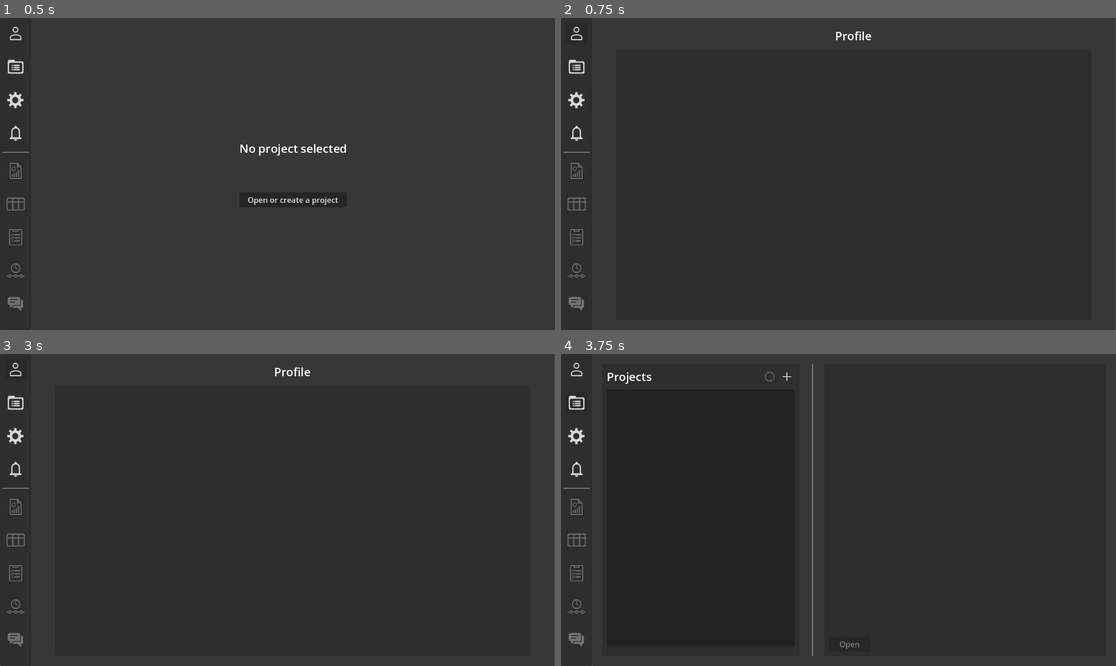
Above: before the commit, frames 1-4 (two rows, left to right).
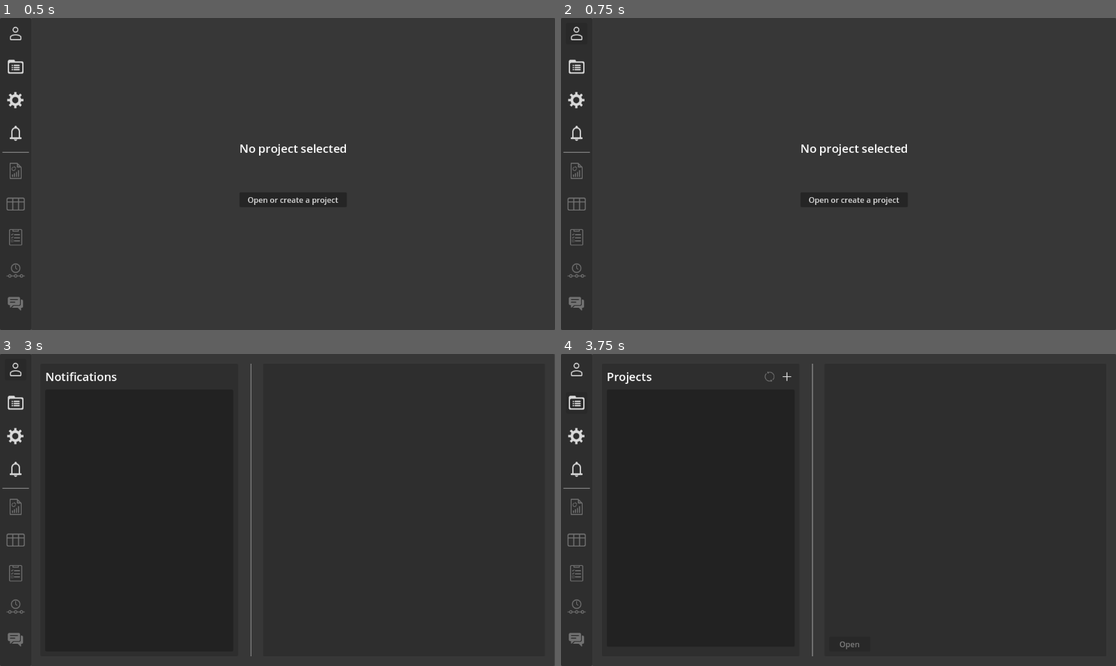
Above: after the commit, the same moments.

Repository: Z1HEd/ProjectManager
Game: Godot game, scene res://Scenes/Screens/MainMenu.tscn
Two runs of this game, one before a commit and one after it. Both use one fixed random seed, a clock stepped at 60 frames per second and the inputs below. This scene is started directly instead of the project's main scene.
Inputs (mouse positions are in pixels of both pictures, inside the frame that each line leads up to):
- Up to frame 1 (0.5 s): no input
- Up to frame 2 (0.75 s): click (577, 33) at 0.5 s
- Up to frame 3 (3 s): click (16, 403) at 1.25 s; click (16, 469) at 2 s; click (16, 369) at 2.75 s
- Up to frame 4 (3.75 s): click (577, 403) at 3.5 s

Frame 1 is identical in both runs. In frame 2, 0.5% of the frame differs, in the area x 43-63%, y 4-60%; in frame 3, 0.5%, in the area x 8-56%, y 3-97%; in frame 4, nothing differs.
Error before the commit: Invalid access to property or key 'on_fail' on a base object of type 'Dictionary'. (res://Scripts/Singletons/FirebaseManager.gd:54)
Error after the commit: Parse Error: Too few arguments for "set_info()" call. Expected at least 3 but received 2. (res://Scripts/Controllers/ProfileController.gd:63)

Commit message:
signout, broken acc deletion, broken critical popup

Diff:
--- a/Scenes/Tabs/UserProfile.tscn
+++ b/Scenes/Tabs/UserProfile.tscn
@@ -1,7 +1,9 @@
-[gd_scene load_steps=3 format=3 uid="uid://2ekwb5hb6y03"]
+[gd_scene load_steps=5 format=3 uid="uid://2ekwb5hb6y03"]
 
 [ext_resource type="Theme" uid="uid://b5c65h2sk3h6q" path="res://Resources/BaseTheme.tres" id="1_ga35b"]
 [ext_resource type="Script" uid="uid://dq1tm0d1ujc75" path="res://Scripts/Controllers/ProfileController.gd" id="2_ndu16"]
+[ext_resource type="PackedScene" uid="uid://d0dkwp5o4ktnt" path="res://Scenes/Popups/ConfirmActionPopup.tscn" id="3_bddqc"]
+[ext_resource type="PackedScene" uid="uid://bax4u7rsbnocj" path="res://Scenes/Popups/ConfirmCriticalPopup.tscn" id="4_e4eyr"]
 
 [node name="UserProfile" type="Control"]
 layout_mode = 3
@@ -23,38 +25,114 @@
 grow_vertical = 2
 mouse_filter = 2
 
-[node name="MarginContainer" type="MarginContainer" parent="."]
+[node name="HBoxContainer" type="CenterContainer" parent="."]
 layout_mode = 1
 anchors_preset = 15
 anchor_right = 1.0
 anchor_bottom = 1.0
 grow_horizontal = 2
 grow_vertical = 2
-theme_override_constants/margin_left = 50
-theme_override_constants/margin_top = 20
-theme_override_constants/margin_right = 50
-theme_override_constants/margin_bottom = 20
 
-[node name="VBoxContainer" type="VBoxContainer" parent="MarginContainer"]
+[node name="ProjectsList" type="PanelContainer" parent="HBoxContainer"]
+custom_minimum_size = Vector2(400, 0)
+layout_mode = 2
+
+[node name="MarginContainer" type="MarginContainer" parent="HBoxContainer/ProjectsList"]
+layout_mode = 2
+theme_override_constants/margin_left = 15
+theme_override_constants/margin_top = 15
+theme_override_constants/margin_right = 15
+theme_override_constants/margin_bottom = 15
+
+[node name="VBoxContainer" type="VBoxContainer" parent="HBoxContainer/ProjectsList/MarginContainer"]
+layout_mode = 2
+theme_override_constants/separation = 30
+
+[node name="Title" type="Label" parent="HBoxContainer/ProjectsList/MarginContainer/VBoxContainer"]
+unique_name_in_owner = true
+layout_mode = 2
+size_flags_horizontal = 3
+theme = ExtResource("1_ga35b")
+text = "Your Account"
+
+[node name="AccountView" type="VBoxContainer" parent="HBoxContainer/ProjectsList/MarginContainer/VBoxContainer"]
+unique_name_in_owner = true
+layout_mode = 2
+theme_override_constants/separation = 20
+
+[node name="VBoxContainer" type="VBoxContainer" parent="HBoxContainer/ProjectsList/MarginContainer/VBoxContainer/AccountView"]
+layout_mode = 2
+
+[node name="Label" type="Label" parent="HBoxContainer/ProjectsList/MarginContainer/VBoxContainer/AccountView/VBoxContainer"]
+layout_mode = 2
+size_flags_horizontal = 3
+theme = ExtResource("1_ga35b")
+theme_type_variation = &"SmallLabel"
+text = "Displayed name"
+
+[node name="NameEdit" type="LineEdit" parent="HBoxContainer/ProjectsList/MarginContainer/VBoxContainer/AccountView/VBoxContainer"]
+unique_name_in_owner = true
+layout_mode = 2
+
+[node name="VBoxContainer2" type="VBoxContainer" parent="HBoxContainer/ProjectsList/MarginContainer/VBoxContainer/AccountView"]
+layout_mode = 2
+
+[node name="Label" type="Label" parent="HBoxContainer/ProjectsList/MarginContainer/VBoxContainer/AccountView/VBoxContainer2"]
+layout_mode = 2
+size_flags_horizontal = 3
+theme = ExtResource("1_ga35b")
+theme_type_variation = &"SmallLabel"
+text = "Email"
+
+[node name="EmailEdit" type="LineEdit" parent="HBoxContainer/ProjectsList/MarginContainer/VBoxContainer/AccountView/VBoxContainer2"]
+unique_name_in_owner = true
+layout_mode = 2
+
+[node name="SessionPersistToggle" type="CheckButton" parent="HBoxContainer/ProjectsList/MarginContainer/VBoxContainer/AccountView"]
+unique_name_in_owner = true
+layout_mode = 2
+size_flags_horizontal = 0
+text = "Remember me"
+
+[node name="HBoxContainer" type="HBoxContainer" parent="HBoxContainer/ProjectsList/MarginContainer/VBoxContainer/AccountView"]
 layout_mode = 2
 theme_override_constants/separation = 10
 
-[node name="Label" type="Label" parent="MarginContainer/VBoxContainer"]
+[node name="SaveButton" type="Button" parent="HBoxContainer/ProjectsList/MarginContainer/VBoxContainer/AccountView/HBoxContainer"]
+unique_name_in_owner = true
 layout_mode = 2
-theme = ExtResource("1_ga35b")
-text = "Profile"
-horizontal_alignment = 1
+text = " Save changes "
 
-[node name="Profile settings" type="Control" parent="MarginContainer/VBoxContainer"]
+[node name="RevertButton" type="Button" parent="HBoxContainer/ProjectsList/MarginContainer/VBoxContainer/AccountView/HBoxContainer"]
+unique_name_in_owner = true
 layout_mode = 2
-size_flags_vertical = 3
+text = " Revert changes "
 
-[node name="Panel" type="Panel" parent="MarginContainer/VBoxContainer/Profile settings"]
+[node name="SignOutButton" type="Button" parent="HBoxContainer/ProjectsList/MarginContainer/VBoxContainer/AccountView"]
+layout_mode = 2
+text = "Sign Out"
+
+[node name="DeleteAccountButton" type="Button" parent="HBoxContainer/ProjectsList/MarginContainer/VBoxContainer/AccountView"]
+layout_mode = 2
+theme_override_colors/font_color = Color(0.8745098, 0.24313726, 0.24313726, 1)
+text = "Delete Account"
+
+[node name="ErrorMessage" type="RichTextLabel" parent="HBoxContainer/ProjectsList/MarginContainer/VBoxContainer"]
+unique_name_in_owner = true
+visible = false
+layout_mode = 2
+text = "Error:"
+fit_content = true
+
+[node name="ConfirmActionPopup" parent="." instance=ExtResource("3_bddqc")]
+unique_name_in_owner = true
+visible = false
 layout_mode = 1
-anchors_preset = 15
-anchor_right = 1.0
-anchor_bottom = 1.0
-grow_horizontal = 2
-grow_vertical = 2
-size_flags_vertical = 3
-mouse_filter = 2
+
+[node name="ConfirmCriticalPopup" parent="." instance=ExtResource("4_e4eyr")]
+unique_name_in_owner = true
+visible = false
+layout_mode = 1
+
+[connection signal="pressed" from="HBoxContainer/ProjectsList/MarginContainer/VBoxContainer/AccountView/SignOutButton" to="." method="_on_sign_out_button_pressed"]
+[connection signal="pressed" from="HBoxContainer/ProjectsList/MarginContainer/VBoxContainer/AccountView/DeleteAccountButton" to="." method="_on_delete_account_button_pressed"]
--- a/Scripts/Controllers/ProfileController.gd
+++ b/Scripts/Controllers/ProfileController.gd
@@ -1 +1,79 @@
 extends Tab
+
+@onready var title = %Title
+@onready var name_edit = %NameEdit
+@onready var email_edit = %EmailEdit
+@onready var session_persist_toggle : CheckButton = %SessionPersistToggle
+
+@onready var confirm_action_popup : ConfirmActionPopup = %ConfirmActionPopup
+@onready var confirm_critical_popup : ConfirmCriticalPopup = %ConfirmCriticalPopup
+
+
+@onready var account_view = %AccountView
+@onready var error_message = %ErrorMessage
+
+var current_name : String
+var current_email : String
+var projects : Dictionary
+
+func open():
+	error_message.visible = false
+	account_view.visible = false
+
+	title.text = "Loading..."
+
+	var on_success = func(user_data : Dictionary):
+		title.text = "Your Account"
+		account_view.visible = true
+
+		current_name = user_data["displayName"]
+		name_edit.text = current_name
+
+		current_email = user_data["email"]
+		email_edit.text = current_email
+
+		projects =  user_data["projects"]
+
+		session_persist_toggle.button_pressed = Session.session_persist
+
+	var on_fail = func(err_msg):
+		error_message.visible = true
+		error_message.text = "Error: %s" % err_msg
+
+	UserService.get_user(Session.uid,on_success,on_fail)
+
+func _on_sign_out_button_pressed() -> void:
+
+	var _on_confirm = func():
+		Session.clear()
+		get_tree().change_scene_to_file("res://Scenes/Screens/WelcomeScreen.tscn")
+
+	confirm_action_popup.set_info("Sign out?",
+		"Password will be required to sign in again.")
+	confirm_action_popup.set_callbacks(_on_confirm)
+	confirm_action_popup.visible = true
+
+
+func _on_delete_account_button_pressed() -> void:
+	error_message.visible = false
+
+	var _on_confirm = func():
+		delete_account()
+
+	confirm_critical_popup.set_info("Delete your account?",
+		"Account %s will be deleted irreversibly.\n"%current_name+
+		"Delete or transfer ownership of your projects before deleting."
+		)
+	confirm_critical_popup.set_callbacks(_on_confirm)
+	confirm_critical_popup.visible = true
+
+func delete_account():
+	var on_success = func(_res):
+		Session.clear()
+		get_tree().change_scene_to_file("res://Scenes/Screens/WelcomeScreen.tscn")
+
+	var on_fail = func(err_msg):
+		error_message.visible = true
+		error_message.text = "Error: %s" % err_msg
+
+	AccountService.delete_user(Session.uid, projects, on_success,on_fail)
--- a/Scripts/Services/AccountService.gd
+++ b/Scripts/Services/AccountService.gd
@@ -129,3 +129,57 @@
 			_signin_fail,
 			"auth"
 	)
+
+static func delete_user(
+		uid: String,
+		projects_dict: Dictionary,
+		on_success := func(_res):pass,
+		on_fail := func(_err):pass) -> int:
+
+	for pid in projects_dict.keys():
+		if projects_dict[pid] == "owner":
+			on_fail.call("Cannot delete owner of any project!")
+			return -1
+
+
+	var updates := {}
+	for pid in projects_dict.keys():
+		updates["projects/%s/members/%s" % [pid, uid]] = null
+		updates["users/%s/projects/%s" % [uid, pid]] = null
+		updates["invites/%s/%s" % [uid, pid]] = null
+
+	updates["users/%s" % uid] = null
+	updates["invites/%s" % uid] = null
+
+	var patch_url = "%s/.json?auth=%s" % \
+			[Firebase.project_db_url.trim_suffix("/"), Session.id_token]
+
+	var _on_patch_success = func(_patch_resp):
+		var auth_delete_url =  DELETE_ACCOUNT_ENDPOINT + Firebase.api_key
+		var auth_delete_body = {"idToken": Session.id_token}
+
+		var _on_success = func(_res):
+			on_success.call("user_deleted")
+		var _on_fail = func(err_msg:String):
+			on_fail.call("db_cleaned_but_auth_delete_failed: %s" % err_msg)
+
+		return Firebase.send_request(
+				auth_delete_url,
+				HTTPClient.METHOD_POST,
+				auth_delete_body,
+				["Content-Type: application/json"],
+				_on_success,
+				_on_fail
+		)
+
+	var _on_patch_fail = func(err):
+		on_fail.call("db_cleanup_failed: %s" % str(err))
+
+	return Firebase.send_request(
+			patch_url,
+			HTTPClient.METHOD_PATCH,
+			updates,
+			["Content-Type: application/json"],
+			_on_patch_success,
+			_on_patch_fail
+	)
--- a/Scripts/Services/UserService.gd
+++ b/Scripts/Services/UserService.gd
@@ -60,3 +60,23 @@
 			on_success,
 			on_fail
 	)
+
+static func get_user(
+		uid: String,
+		on_success := func(_res):pass,
+		on_fail := func(_err):pass) -> int:
+
+	var url = "%s/users/%s.json?auth=%s" % [
+		Firebase.project_db_url.trim_suffix("/"),
+		uid,
+		Session.id_token
+	]
+
+	return Firebase.send_request(
+		url,
+		HTTPClient.METHOD_GET,
+		{},
+		[],
+		on_success,
+		on_fail
+	)
--- a/Scripts/Singletons/SessionManager.gd
+++ b/Scripts/Singletons/SessionManager.gd
@@ -3,6 +3,8 @@
 
 var uid: String = ""
 var email: String = ""
+var session_persist : bool = true
+
 var id_token: String = ""
 var refresh_token: String = ""
 var expires_at: int = 0
@@ -129,7 +131,6 @@
 	refresh_token = ""
 	expires_at = 0
 	var cfg = ConfigFile.new()
-	cfg.remove_section("auth")
 	cfg.save(AUTH_CFG_PATH)
 
 func _save_to_config() -> void:
--- a/Scripts/UIElements/ConfirmCriticalPopup.gd
+++ b/Scripts/UIElements/ConfirmCriticalPopup.gd
@@ -10,10 +10,10 @@
 
 var text_to_enter := ""
 
-func set_info(title_text:String, _text_to_enter:String):
+func set_info(title_text:String, description_text : String ,_text_to_enter:String):
 	title.text = title_text
 	text_to_enter = _text_to_enter
-	description.text = 'Enter "%s" to confirm:' % _text_to_enter
+	description.text = description_text
 	confirm_button.disabled = text_to_enter != ""
 	input.text = ""
 
